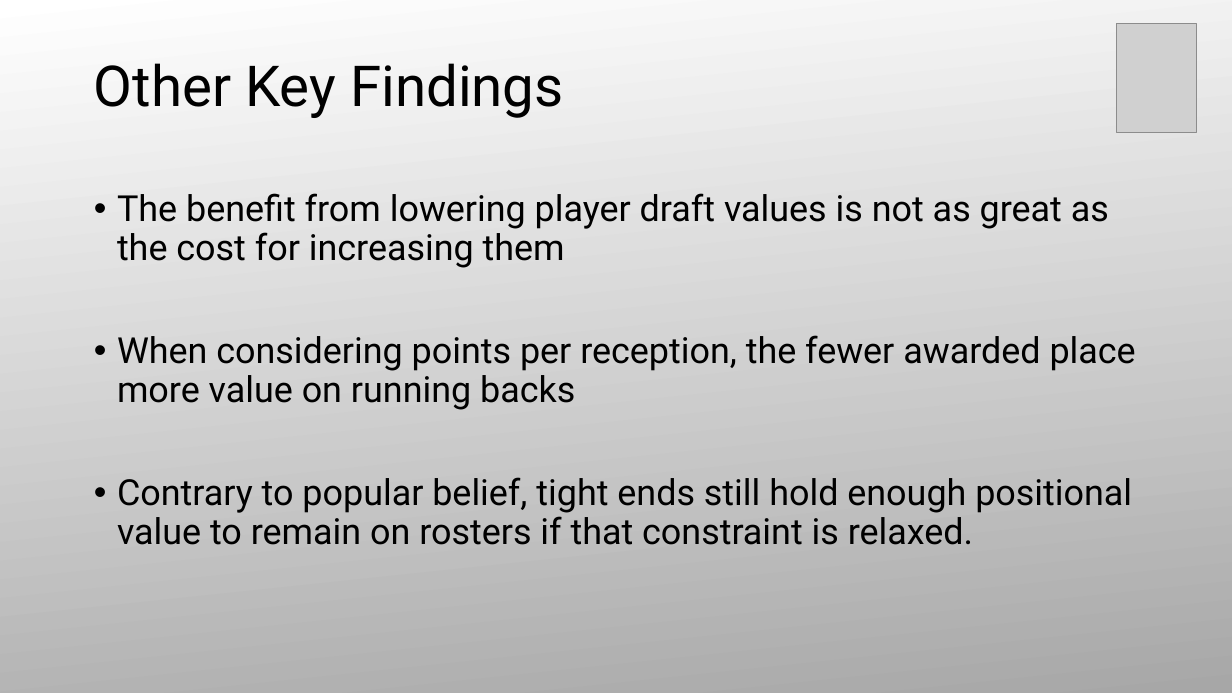
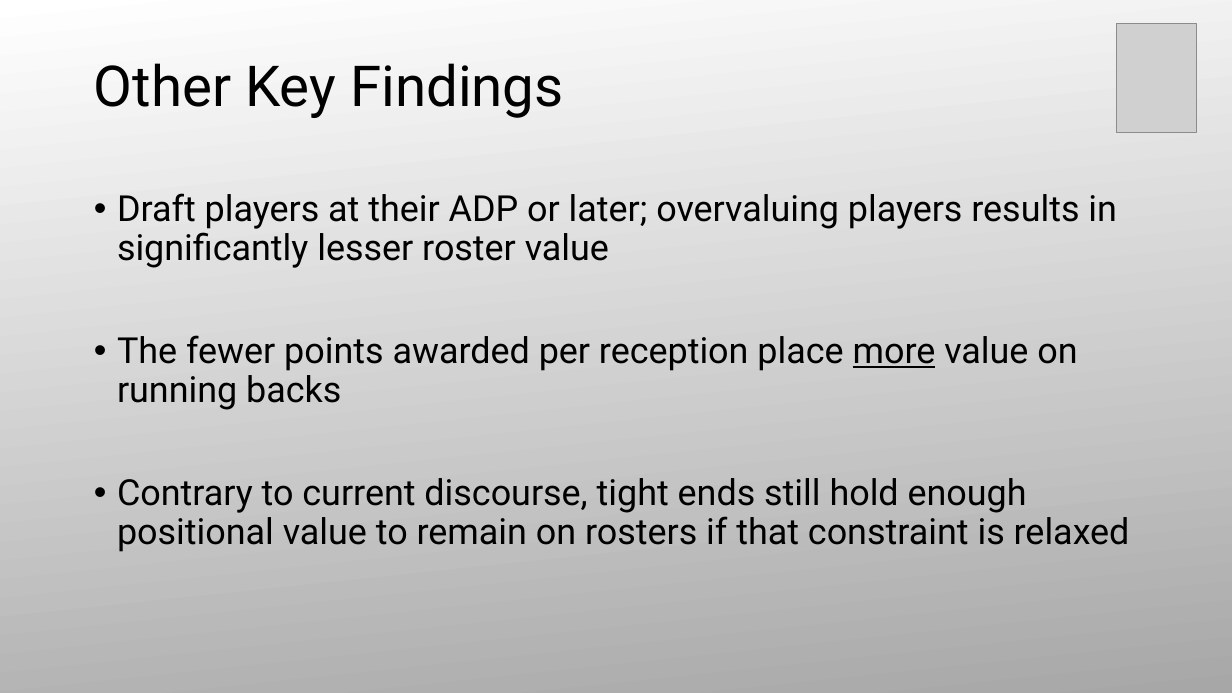
Before and after one commit to jwnorm/fantasy_football_draft, a slide deck: slide 19 of fantasy_football_draft-presentation.pptx (slide 18 before the commit). Drawn at 1232x693 pixels with LibreOffice and Linux fonts; fonts in the diff are those of the drawing; grey boxes stand for pictures. Boxes give left, top, right and bottom in pixels: in the first picture for what was removed or moved away, otherwise in the second. Text is boxed around its words. In the diff, an @@ line names an element or a change of style, - is before the commit and + after.

Commit message:
minor edits to presentation

```diff
--- a/fantasy_football_draft-presentation.pptx
+++ b/fantasy_football_draft-presentation.pptx
@@ text at (x1=117, y1=193, x2=1130, y2=552): text changed @@
-• The benefit from lowering player draft values is not as great as the cost for increasing them
-• When considering points per reception, the fewer awarded place more value on running backs
-• Contrary to popular belief, tight ends still hold enough positional value to remain on rosters if that constraint is relaxed.
+• Draft players at their ADP or later; overvaluing players results in significantly lesser roster value
+• The fewer points awarded per reception place more value on running backs
+• Contrary to current discourse, tight ends still hold enough positional value to remain on rosters if that constraint is relaxed
```
Also in this commit, not shown: 2 other slides changed, 1 slide added.
